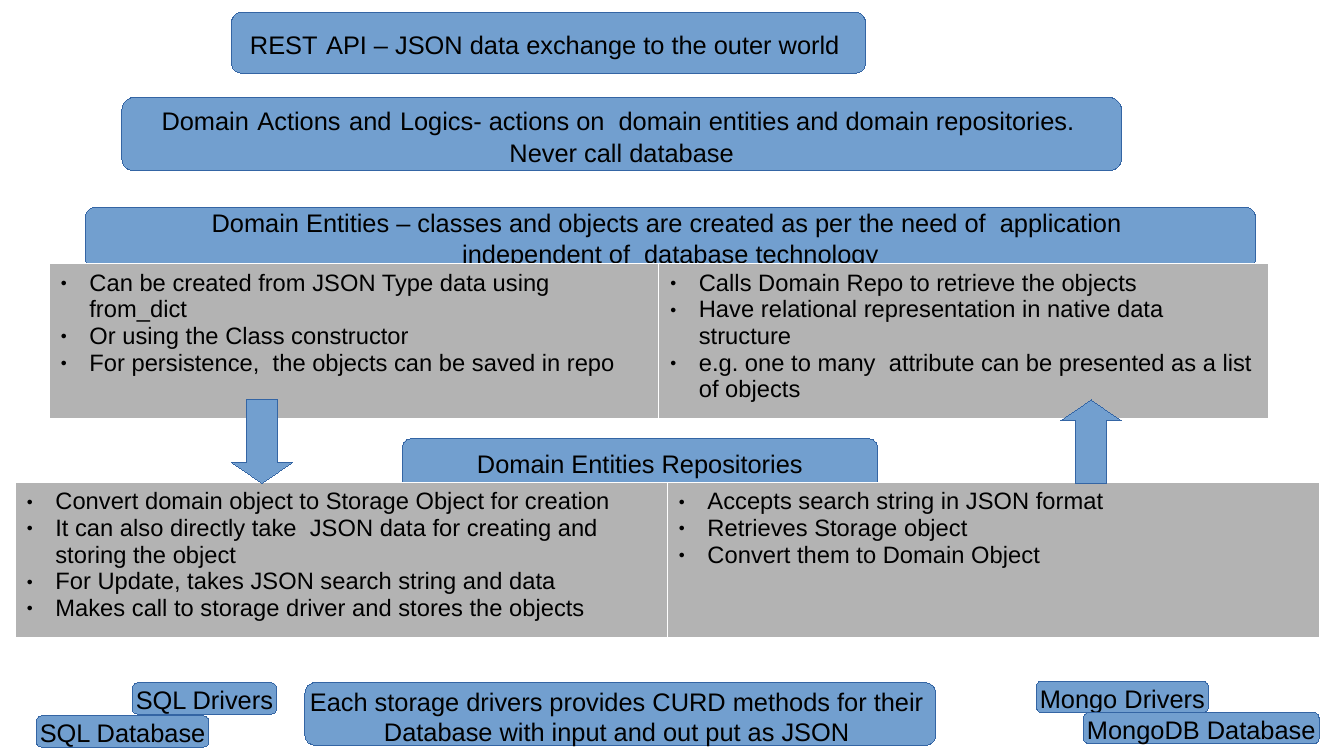
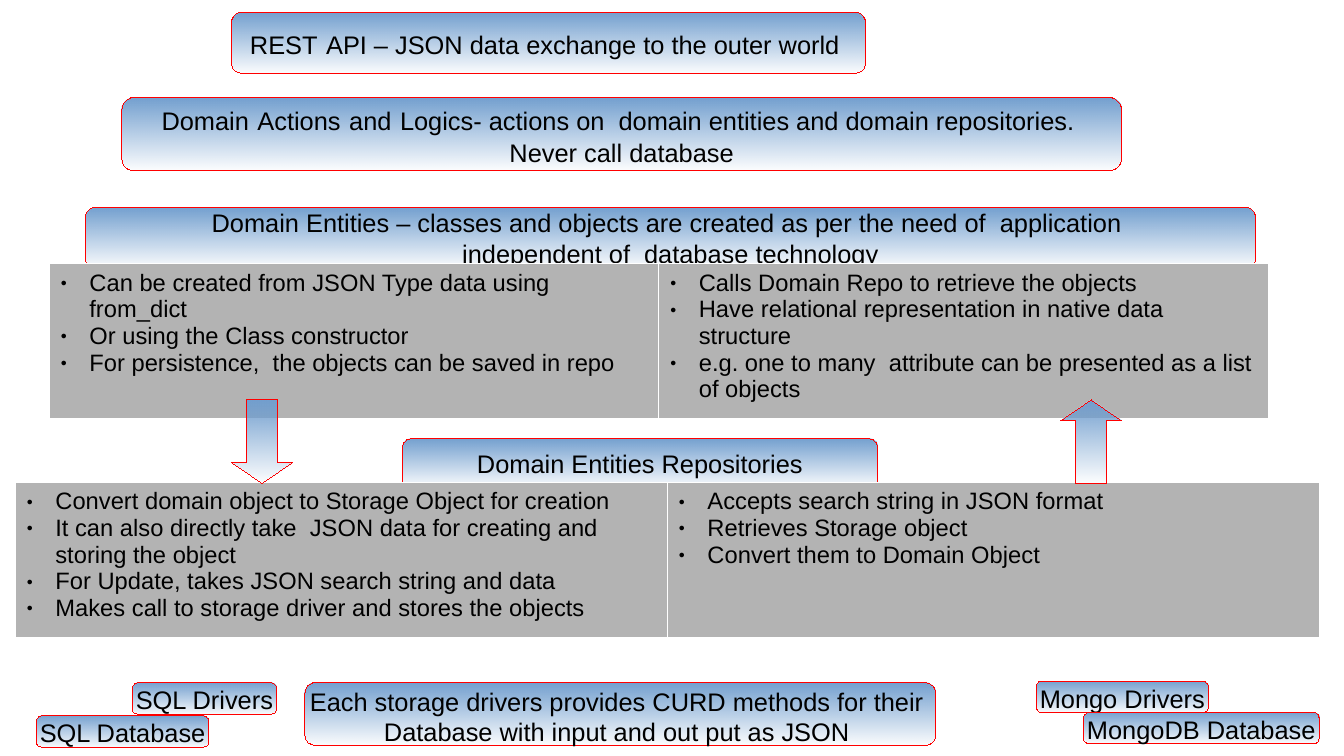
Before and after one commit to BhujayKumarBhatta/flexflow, a slide deck: slide 2 of docs/DID.odp. Drawn at 1344x756 pixels with LibreOffice and Linux fonts; fonts in the diff are those of the drawing. Boxes give left, top, right and bottom in pixels: in the first picture for what was removed or moved away, otherwise in the second. Text is boxed around its words. In the diff, an @@ line names an element or a change of style, - is before the commit and + after.

```diff
--- a/docs/DID.odp
+++ b/docs/DID.odp
@@ fill #729FCF to gradient #729FCF; outline #3465A4 0 pt to #FF0000 0 pt in 11 elements at <box>232,12,866,73</box>, <box>85,207,1256,268</box>, <box>122,98,1122,171</box>, <box>133,683,277,715</box>, <box>402,439,878,488</box>, <box>37,716,210,748</box>, <box>1037,682,1209,713</box>, <box>1084,712,1320,744</box>, <box>305,683,937,745</box>, <box>232,400,293,483</box>, <box>1061,400,1122,483</box> @@
```
Also in this commit, not shown: 1 slide added, 2 other files.
